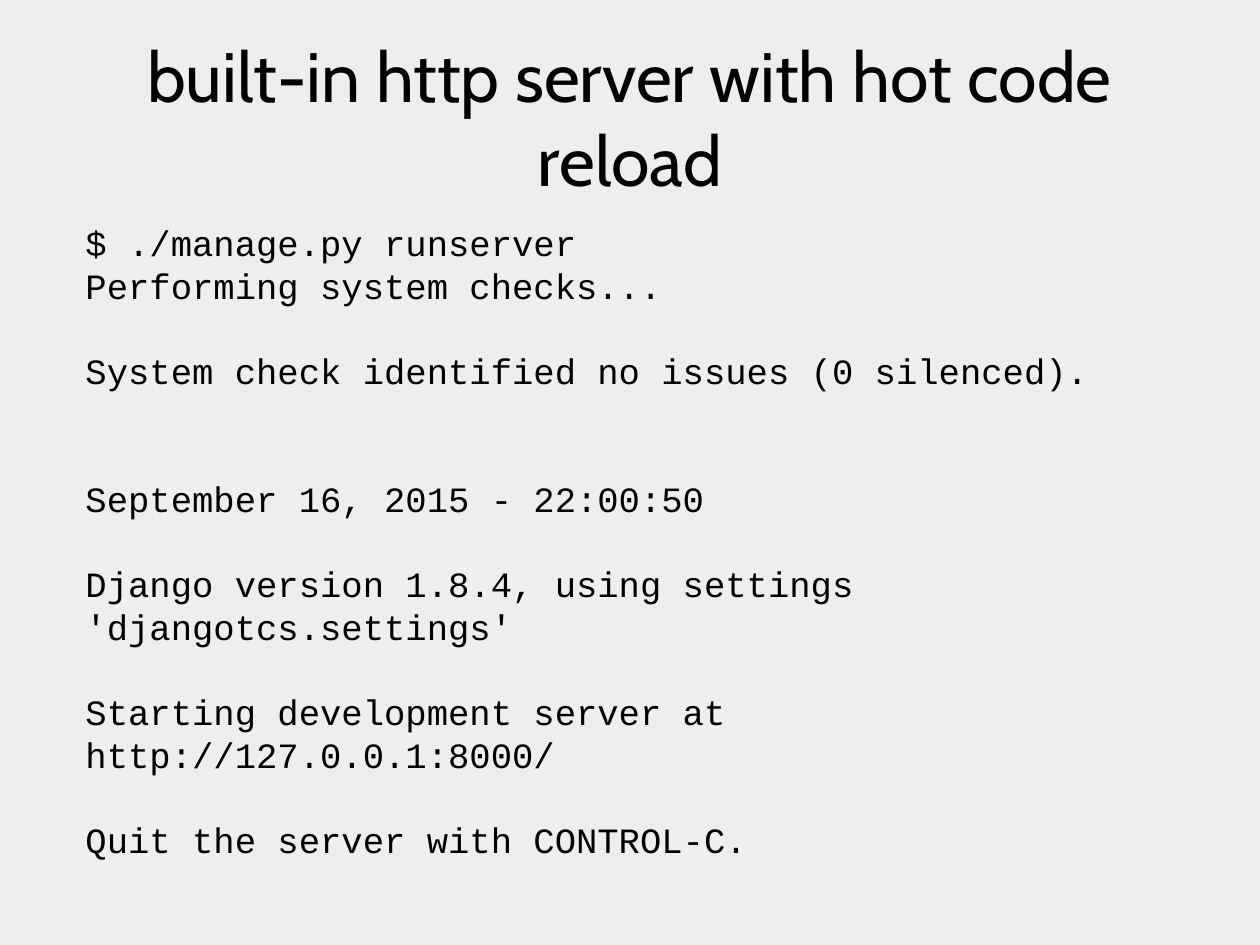
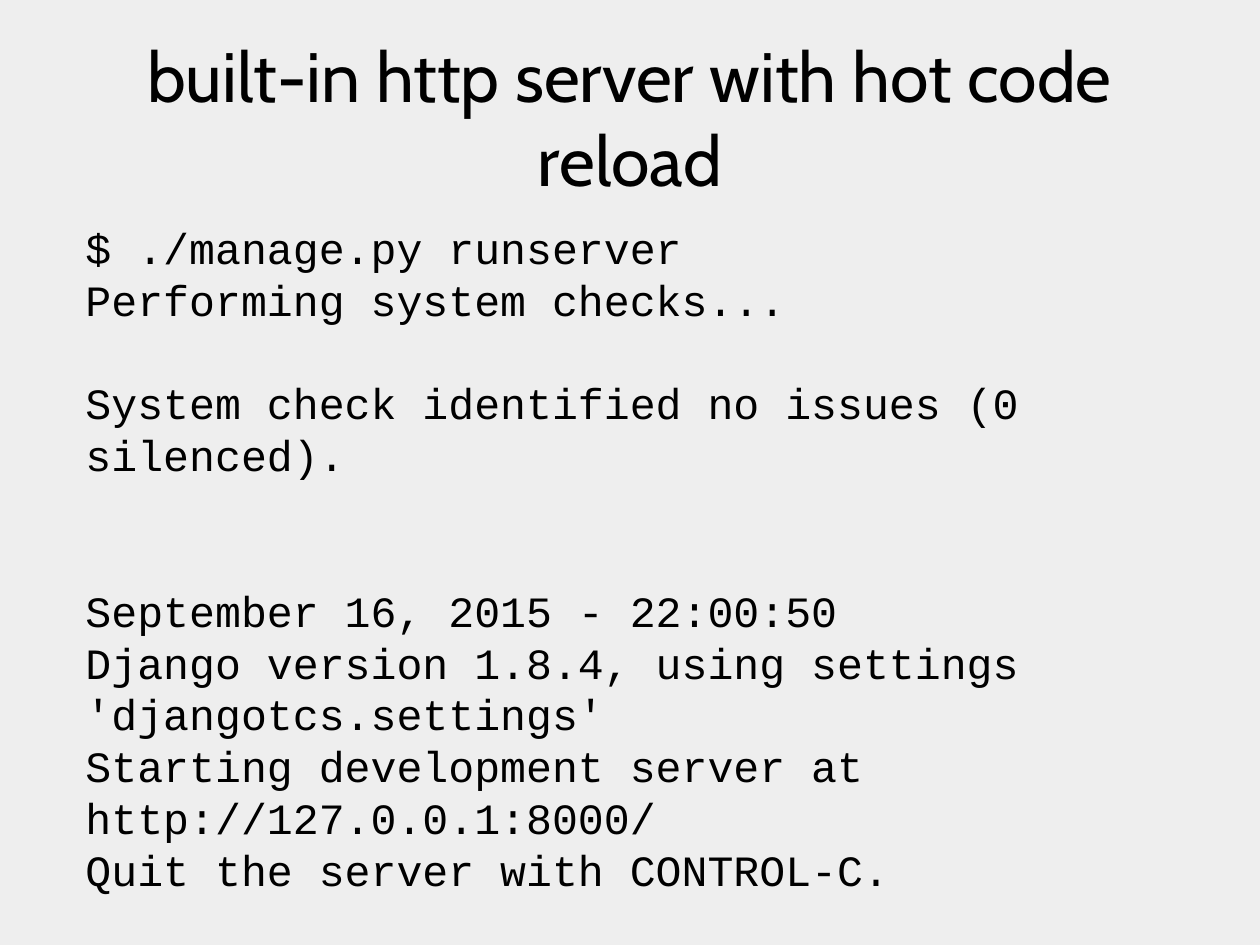
Before and after one commit to xrmx/tcs-lademuta, a slide deck: slide 25 of django.odp. Drawn at 1260x945 pixels with LibreOffice and Linux fonts; fonts in the diff are those of the drawing. Boxes give left, top, right and bottom in pixels: in the first picture for what was removed or moved away, otherwise in the second. Text is boxed around its words. In the diff, an @@ line names an element or a change of style, - is before the commit and + after.

```diff
--- a/django.odp
+++ b/django.odp
@@ text "$ ./manage.py runserver Performing system ..." at (85, 232, 1019, 894): size 22.4 to 27.2 pt @@
```
Also in this commit, not shown: 1 other slide changed, 1 other file.
